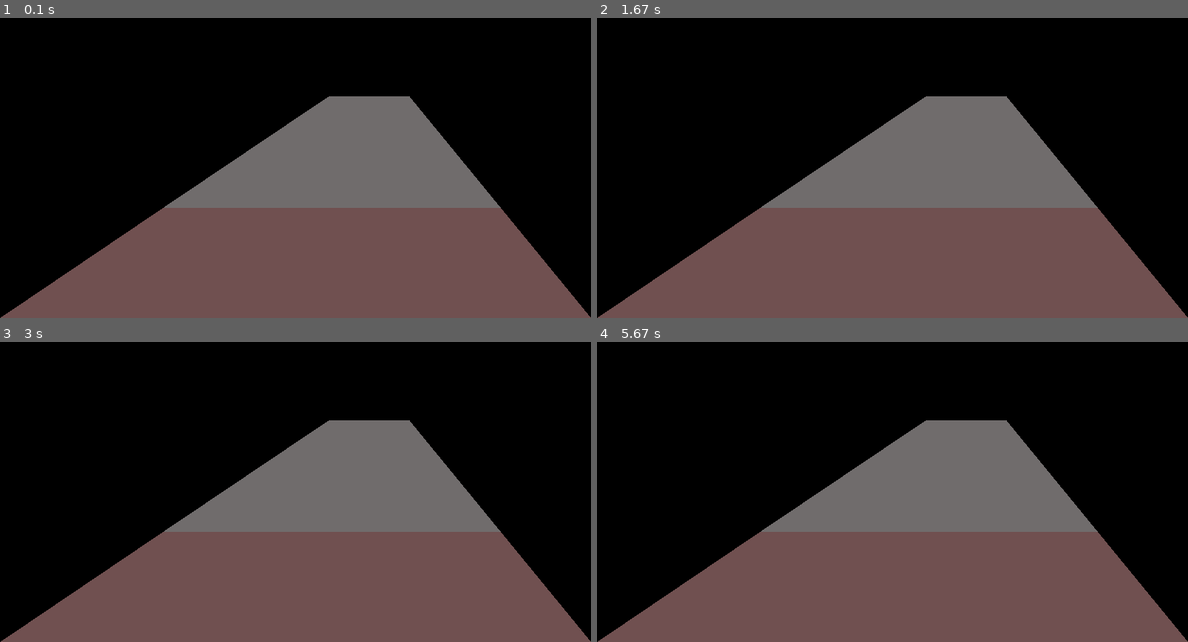
Above: before the commit, frames 1-4 (two rows, left to right).
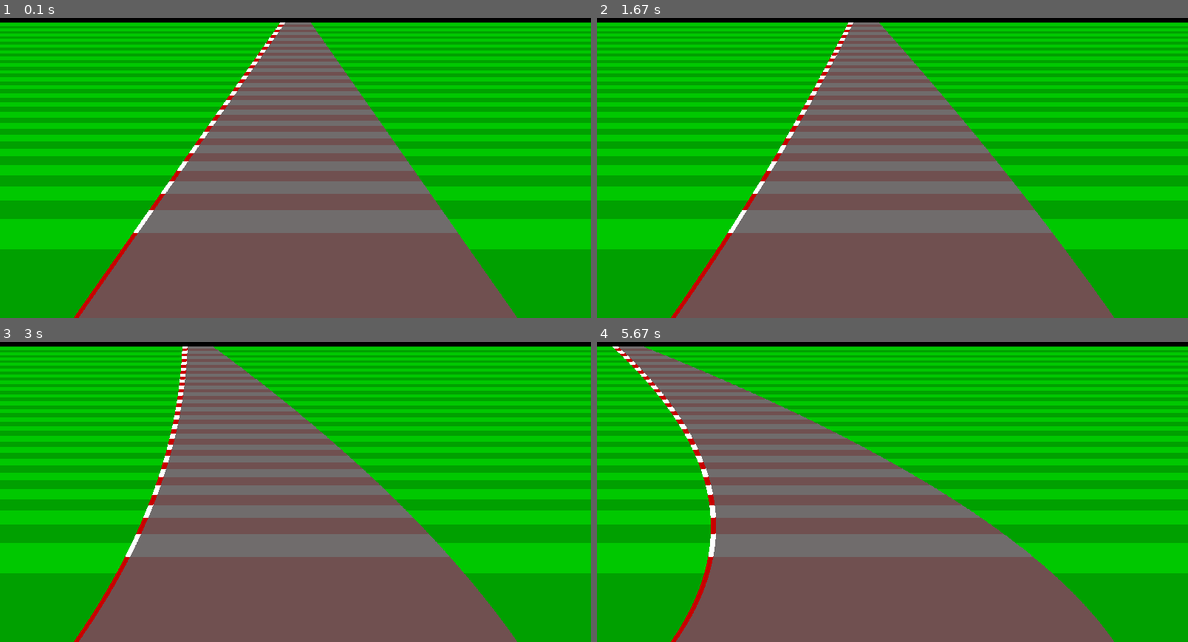
Above: after the commit, the same moments.

Repository: malaeng/12SDD-AT3
Game: pygame game, started from psuedo3droad.py
Same seed, same stepped clock (60 frames per second), same inputs: the game is played once before the commit and once after it.
Inputs:
- Up to frame 1 (0.1 s): no input
- Up to frame 2 (1.67 s): tap J at 0.33, 1.07, 1.37 s; tap I at 0.67 s; hold L 1-1.47 s; tap M at 1.5 s
- Up to frame 3 (3 s): tap J at 1.9, 2.2, 2.4, 2.73 s
- Up to frame 4 (5.67 s): tap J at 3.03, 3.23, 3.53, 3.8, 4.13, 4.43, 4.57, 4.97, 5.27, 5.63 s

The runs differ from the first frame. In frame 1, 76% of the frame differs, in the area x 0-100%, y 1-100%; in frame 2, 76%; in frame 3, 77%; in frame 4, 78%.

Commit message:
road can be generated with variable angle, curve-size, offset. Scrolling lines

Diff:
--- a/psuedo3droad.py
+++ b/psuedo3droad.py
@@ -13,37 +13,81 @@
 green1 = (0, 200, 0)
 
 roadcols = [(112, 108, 108), (112, 80, 80)]
+grasscols = [(0, 200, 0), (0, 160, 0)]
+bordercols = [(255, 255, 255), (200, 0, 0)]
 
-car_z = 30
+
 
 gameDisplay = pygame.display.set_mode((display_width,display_height))
 pygame.display.set_caption('Pseudo 3D Road Testing')
 clock = pygame.time.Clock()
 
 def main():
+    curve_amount = 0
+    curve_change = 0
+
+    car_z = 0
+    car_z_change = 0
     while True:
         for event in pygame.event.get():
             if event.type == pygame.QUIT:
                 pygame.quit()
                 quit()
 
+            if event.type == pygame.KEYDOWN:
+                if event.key == pygame.K_j:
+                    curve_change = -0.05
+                if event.key == pygame.K_l:
+                    curve_change = 0.05
+                if event.key == pygame.K_i:
+                    car_z_change = 0.5
+                if event.key == pygame.K_m:
+                    car_z_change = -0.5
+
+            if event.type == pygame.KEYUP:
+                if event.key == pygame.K_j or event.key == pygame.K_l:
+                    curve_change = 0
+                if event.key == pygame.K_i or event.key == pygame.K_m:
+                    car_z_change = 0
+
+        # print(math.sin(20.0 * (1-display_height/2) ** 2 + car_z * 0.1) > 0.0
+
+
+        # Draw grass
+        segments = 500
+        h = (display_height / 3 ) * 2 / segments
+        car_z += car_z_change
+        for i in range(segments):
+            pygame.draw.polygon(gameDisplay, grasscols[math.cos(((i/100) ** 3)+car_z) > 0.0], [
+                (0, display_height-h*i),
+                (display_width, display_height-h*i),
+                (display_width, display_height-h*(i+1)),
+                (0, display_height-h*(i+1))
+            ])
+
+        angle = math.radians(55.0) # convert degrees to radians because trig is done in radians
+        offset = 100.0 # Distance between road and edge of screen
+
+        curve_amount += curve_change
+
+        # draw road
+        for i in range(segments):
+            pygame.draw.polygon(gameDisplay, roadcols[math.cos(((i/100) ** 3)+car_z+30) > 0.0], [
+                (offset + curve_amount * ((i/40) ** 2) + (h/math.tan(angle))*i, display_height-h*i),
+                (display_width-offset + curve_amount * ((i/40) ** 2) - ((h/math.tan(angle))*i), display_height-h*i),
+                (display_width-offset + curve_amount * ((i/40) ** 2) - ((h/math.tan(angle))*(i+1)), display_height-h*(i+1)),
+                (offset + curve_amount * ((i/40) ** 2) +  (h/math.tan(angle))*(i+1), display_height-h*(i+1))])
+
+        border_length = 20
+        for i in range(segments):
+            pygame.draw.polygon(gameDisplay, bordercols[math.cos(((i/100) ** 3)+car_z+30) > 0.0], [
+                (offset + curve_amount * ((i/40) ** 2) + (h/math.tan(angle))*i, display_height-h*i),
+                (offset + curve_amount * ((i/40) ** 2) + (h/math.tan(angle))*(i+10), display_height-h*i),
+                (offset + curve_amount * ((i/40) ** 2) + (h/math.tan(angle))*(i+11), display_height-h*(i+1)),
+                (offset + curve_amount * ((i/40) ** 2) +  (h/math.tan(angle))*(i+1), display_height-h*(i+1))])
+
         pygame.display.update()
         clock.tick(60)
-
-        # print(math.sin(20.0 * (1-display_height/2) ** 2 + car_z * 0.1) > 0.0)
-
-
-        # pygame.draw.polygon(gameDisplay, road1, [(0, display_height), (display_width, display_height), (0.51*display_width, 0.5*display_height), (0.49*display_width, 0.5*display_height)])
-        segments = 2
-        angle = 70
-        offset = 100
-        h = display_height / 2 / segments
-        for i in range(segments):
-            pygame.draw.polygon(gameDisplay, roadcols[i%2==0], [
-                ((offset+h/math.tan(angle))*i, display_height-h*i),
-                (display_width-(h/math.tan(angle))*i, display_height-h*i),
-                (display_width-(h/math.tan(angle))*(i+1), display_height-h*(i+1)),
-                ((offset+h/math.tan(angle))*(i+1), display_height-h*(i+1))])
 
 
 main()
